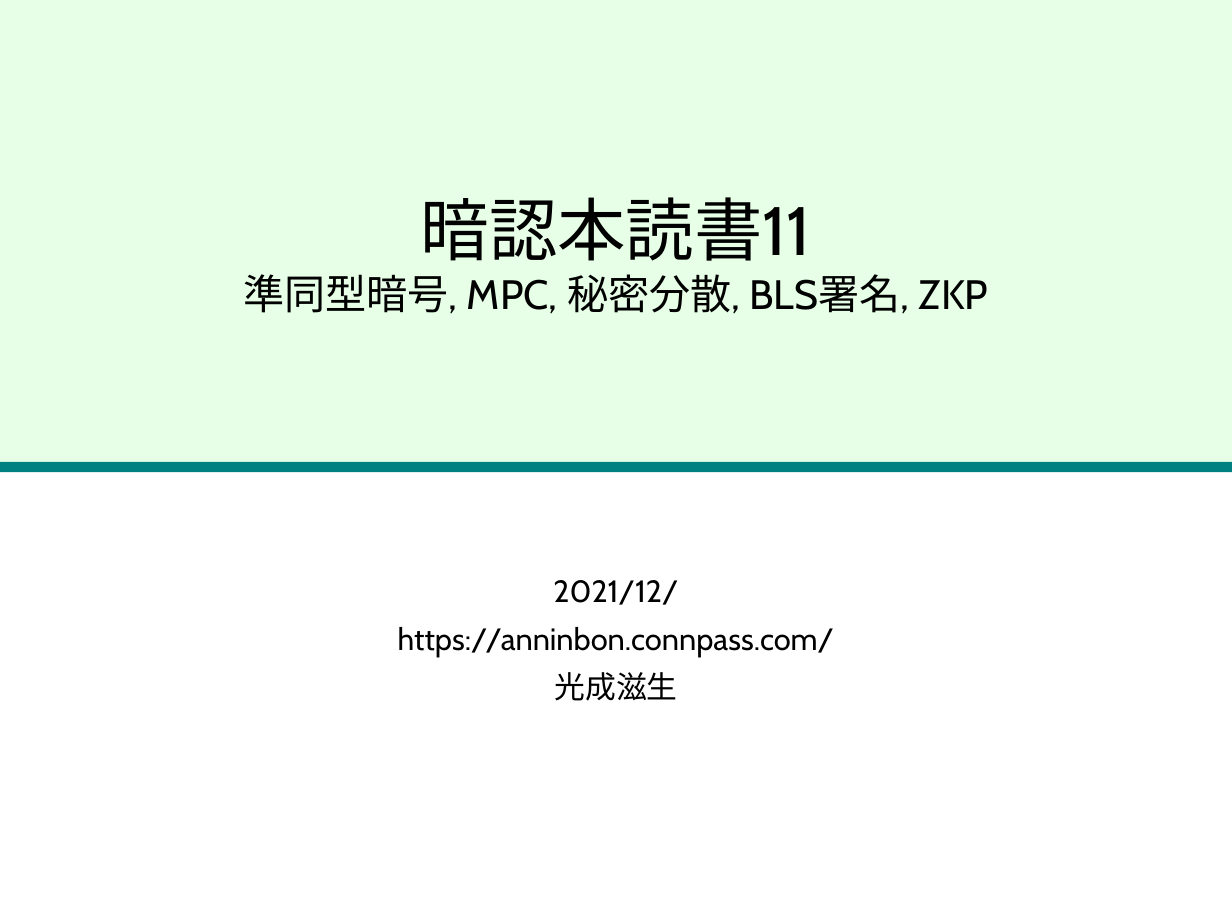
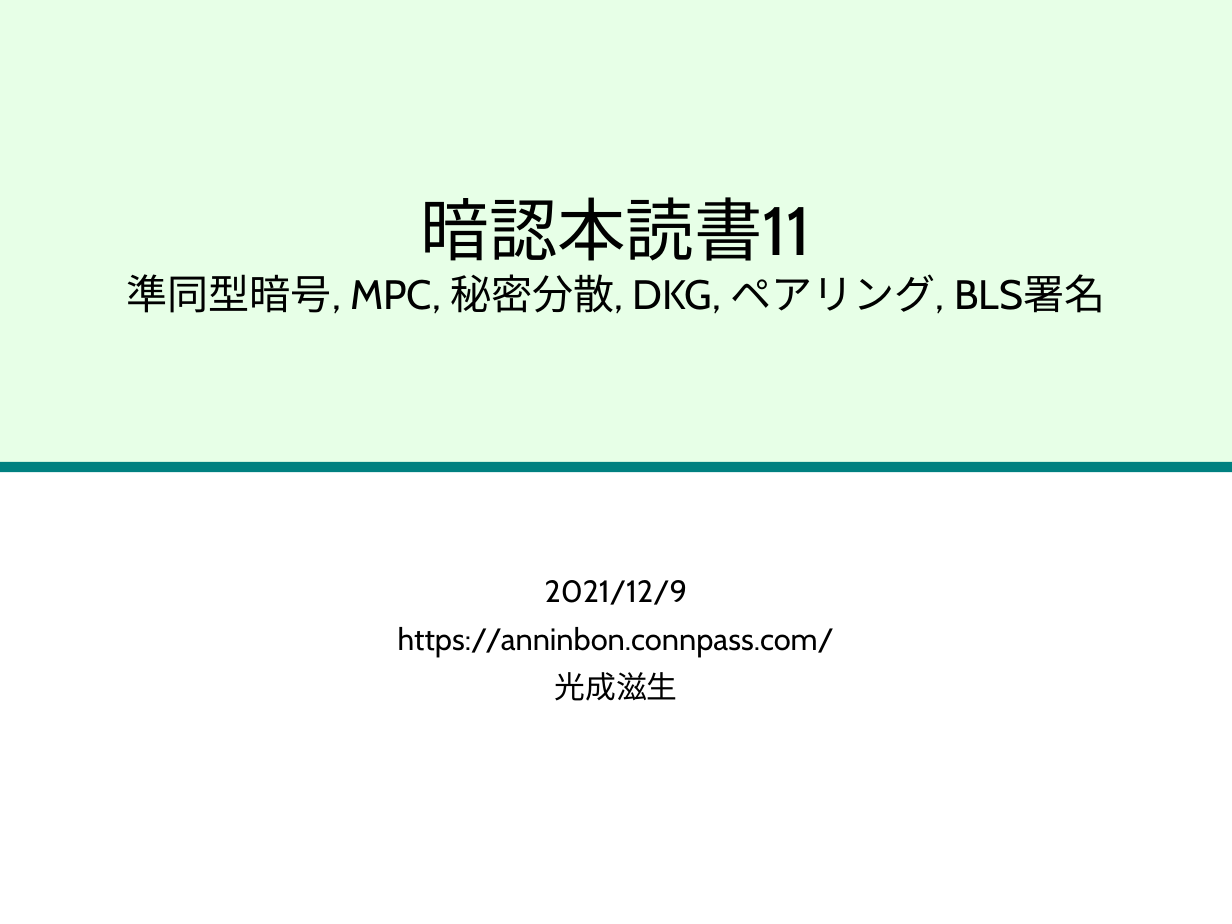
Before and after one commit to herumi/anninbon, a slide deck: slide 1 of lec/anninbon11.pptx. Drawn at 1232x924 pixels with LibreOffice and Linux fonts; fonts in the diff are those of the drawing; background and template pictures are left out. Boxes give left, top, right and bottom in pixels: in the first picture for what was removed or moved away, otherwise in the second. Text is boxed around its words. In the diff, an @@ line names an element or a change of style, - is before the commit and + after.

```diff
--- a/lec/anninbon11.pptx
+++ b/lec/anninbon11.pptx
@@ title at box(127, 197, 1105, 314): text changed @@
-暗認本読書11
-準同型暗号, MPC, 秘密分散, BLS署名, ZKP
+暗認本読書11
+準同型暗号, MPC, 秘密分散, DKG, ペアリング, BLS署名
@@ subtitle at box(545, 580, 688, 605): text changed @@
-2021/12/
+2021/12/9
```
Also in this commit, not shown: 19 slides removed, 1 other file.
